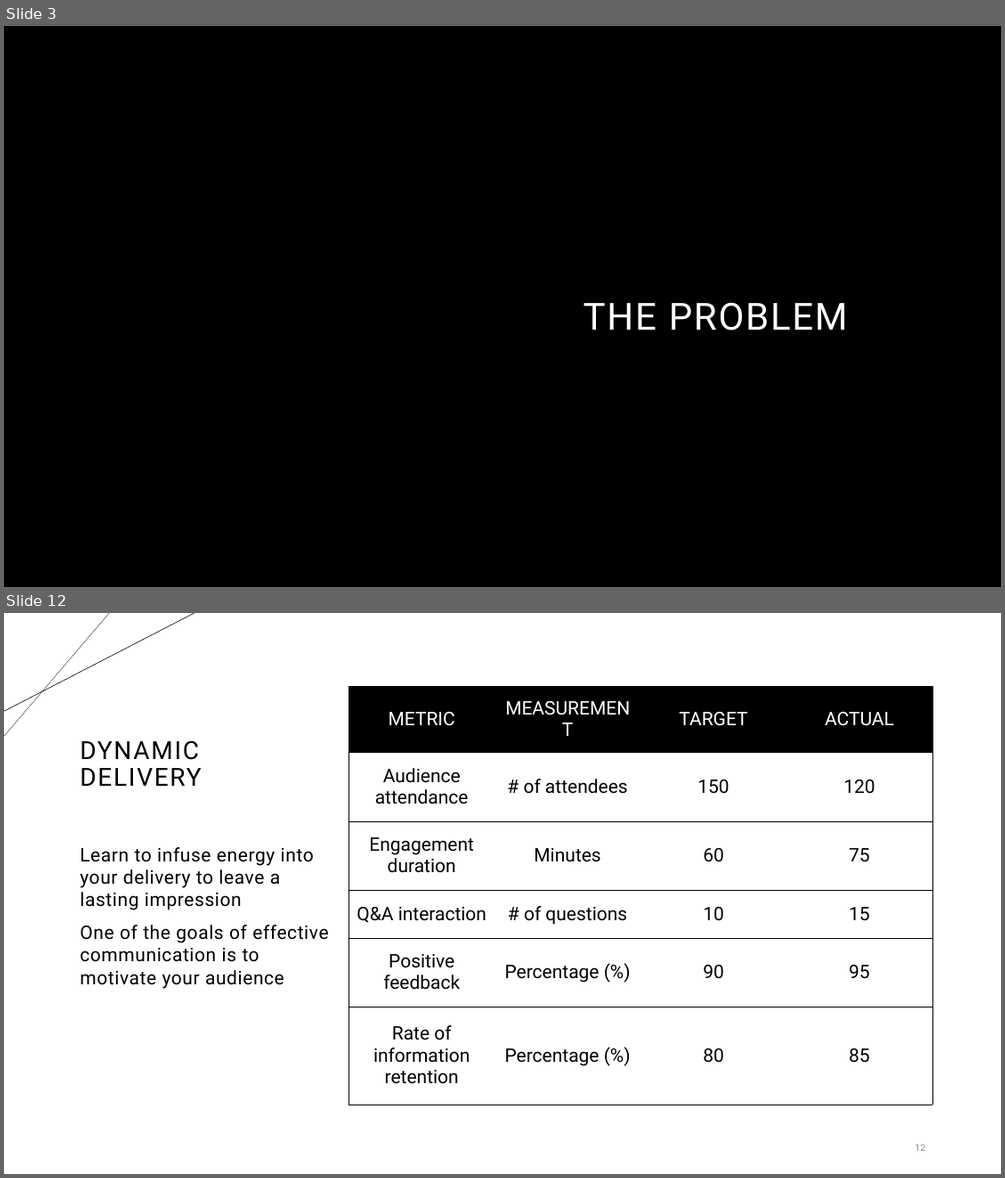
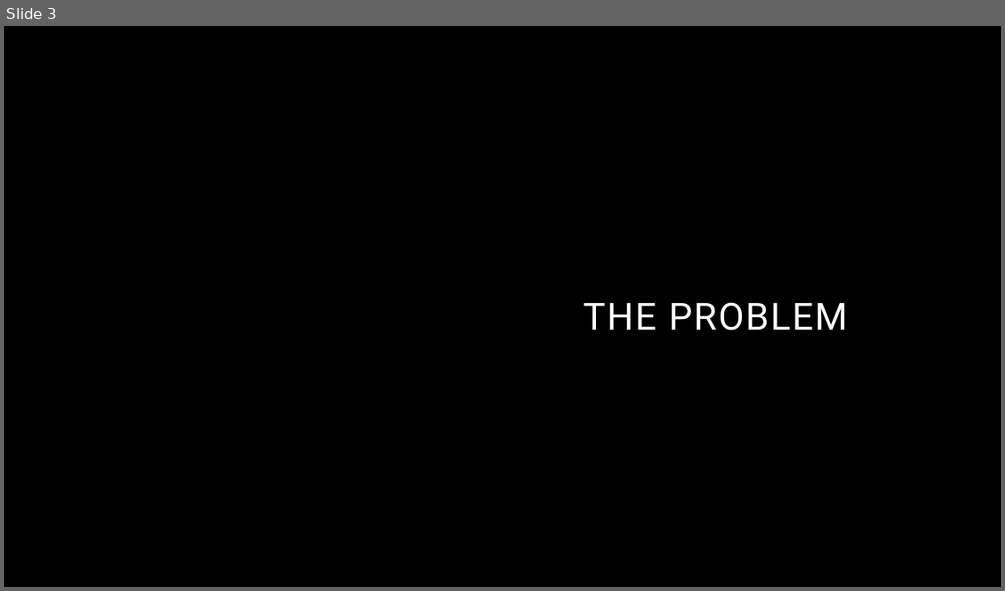
Before and after one commit to rcwaterman/SimpliFInance, a slide deck: SimpliFinance.pptx. Shown one above the other, each under a label of ours: slides 3 and 12 before the commit, slide 3 after it; the slides between them are not shown. The pictures are 1005x1178 and 1005x591 pixels, drawn with LibreOffice and Linux fonts; fonts in the diff are those of the drawing; background and template pictures are left out. Boxes give left, top, right and bottom in pixels: in the first picture for what was removed or moved away, otherwise in the second. Text is boxed around its words. In the diff, an @@ line names an element or a change of style, - is before the commit and + after.

```diff
--- a/SimpliFinance.pptx
+++ b/SimpliFinance.pptx
@@ slide 12 removed at [4,613,1001,1174], background #FFFFFF @@
@@ line removed from (109, 613) to (4, 737) @@
@@ line removed from (194, 613) to (4, 711) @@
@@ table removed at [348,686,932,1104], 6 rows, 4 columns @@
-METRIC | MEASUREMENT | TARGET | ACTUAL
-Audience attendance | # of attendees | 150 | 120
-Engagement duration | Minutes | 60 | 75
-Q&A interaction | # of questions | 10 | 15
-Positive feedback | Percentage (%) | 90 | 95
-Rate of information retention | Percentage (%) | 80 | 85
@@ title removed at [80,740,201,786] @@
-DYNAMIC
-DELIVERY
@@ text removed at [80,847,328,989] @@
-Learn to infuse energy into your delivery to leave a lasting impression
-One of the goals of effective communication is to motivate your audience
@@ page number removed at [914,1143,925,1151] @@
-12
```
Also in this commit, not shown: 8 slides changed, 2 slides added, 5 other slides removed.
